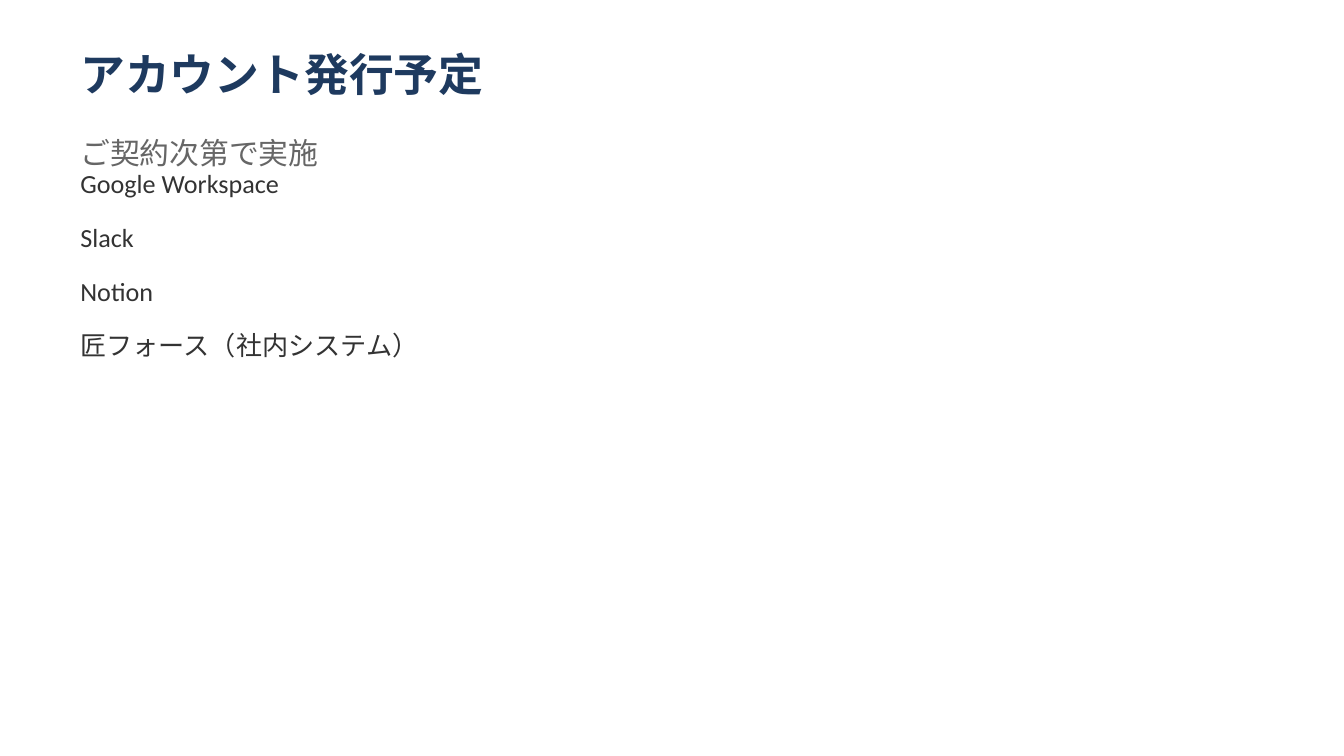
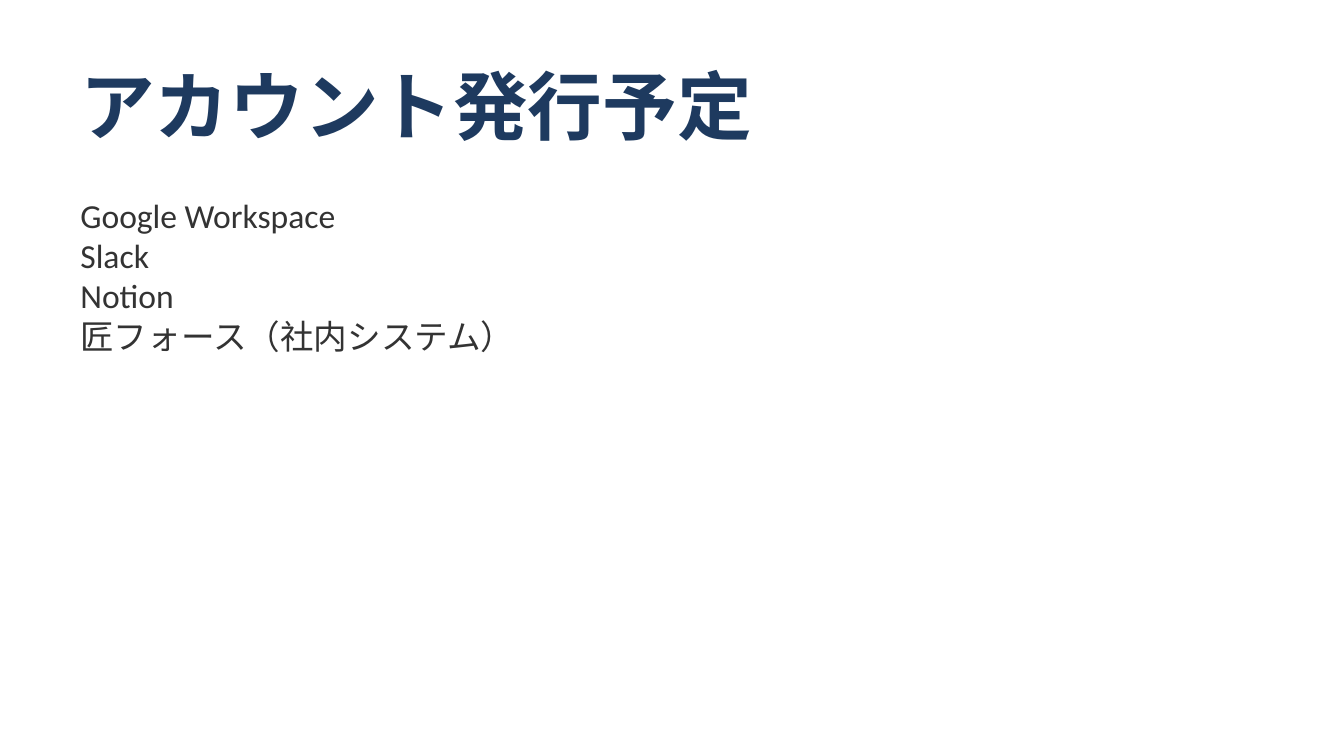
Before and after one commit to shoichitsuno-collab/MySpace_Shoichi-Tsuno, a slide deck: slide 10 of 匠技研工業プロジェクト_オンボーディング計画.pptx (slide 17 before the commit). Drawn at 1344x756 pixels with LibreOffice and Linux fonts; fonts in the diff are those of the drawing. Boxes give left, top, right and bottom in pixels: in the first picture for what was removed or moved away, otherwise in the second. Text is boxed around its words. In the diff, an @@ line names an element or a change of style, - is before the commit and + after.

```diff
--- a/匠技研工業プロジェクト_オンボーディング計画.pptx
+++ b/匠技研工業プロジェクト_オンボーディング計画.pptx
@@ text "アカウント発行予定": place and size @@
-text "アカウント発行予定" at [80, 52, 483, 95]
+text "アカウント発行予定" at [80, 70, 751, 141]
@@ text "アカウント発行予定" at [80, 70, 751, 141]: size 24 to 40 pt @@
@@ text removed at [80, 139, 318, 167] @@
-ご契約次第で実施
@@ text at [80, 204, 514, 352]: text changed; size 14 to 18 pt @@
-Google Workspace
-Slack
-Notion
-匠フォース（社内システム）
+Google Workspace
+Slack
+Notion
+匠フォース（社内システム）
```
Also in this commit, not shown: 8 other slides changed, 5 slides added, 13 slides removed.
